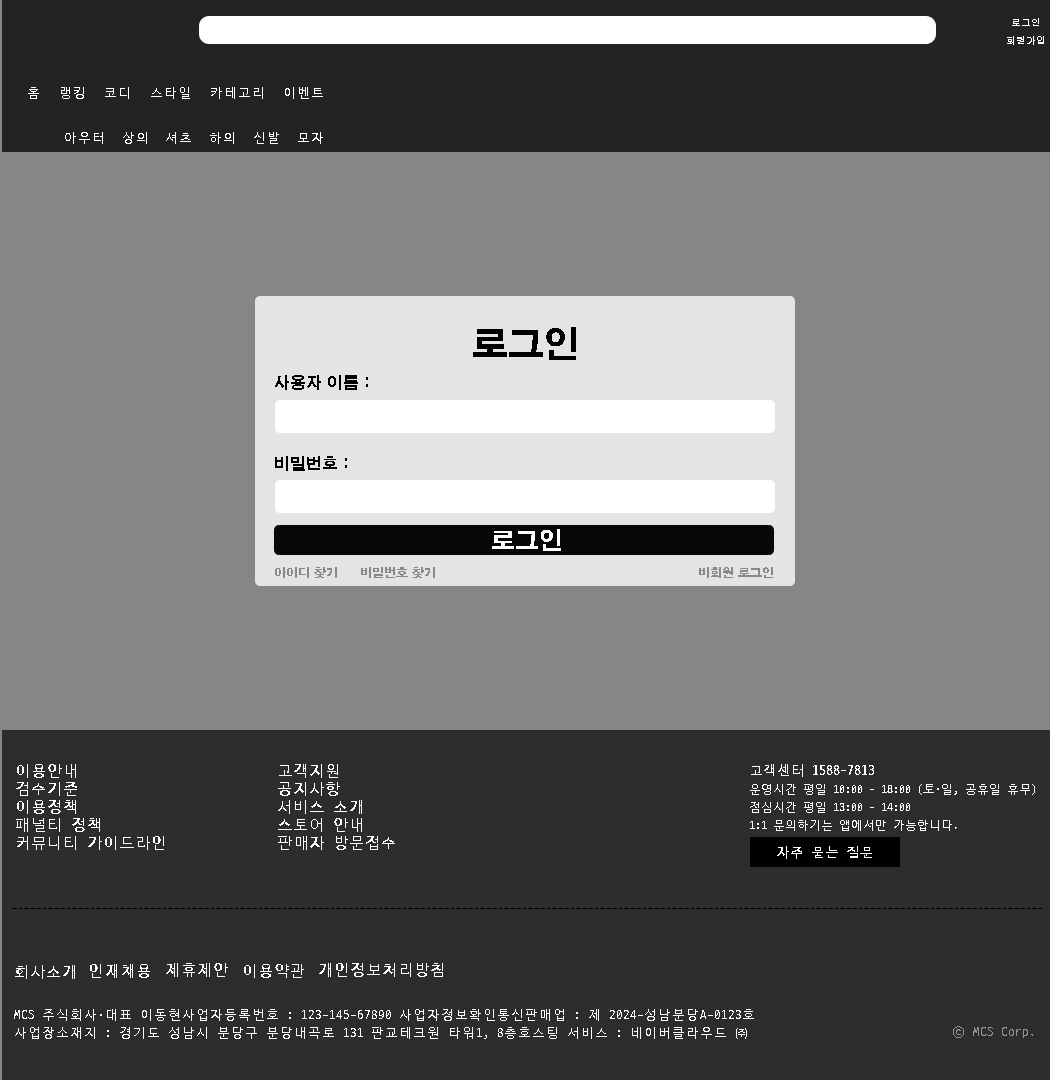
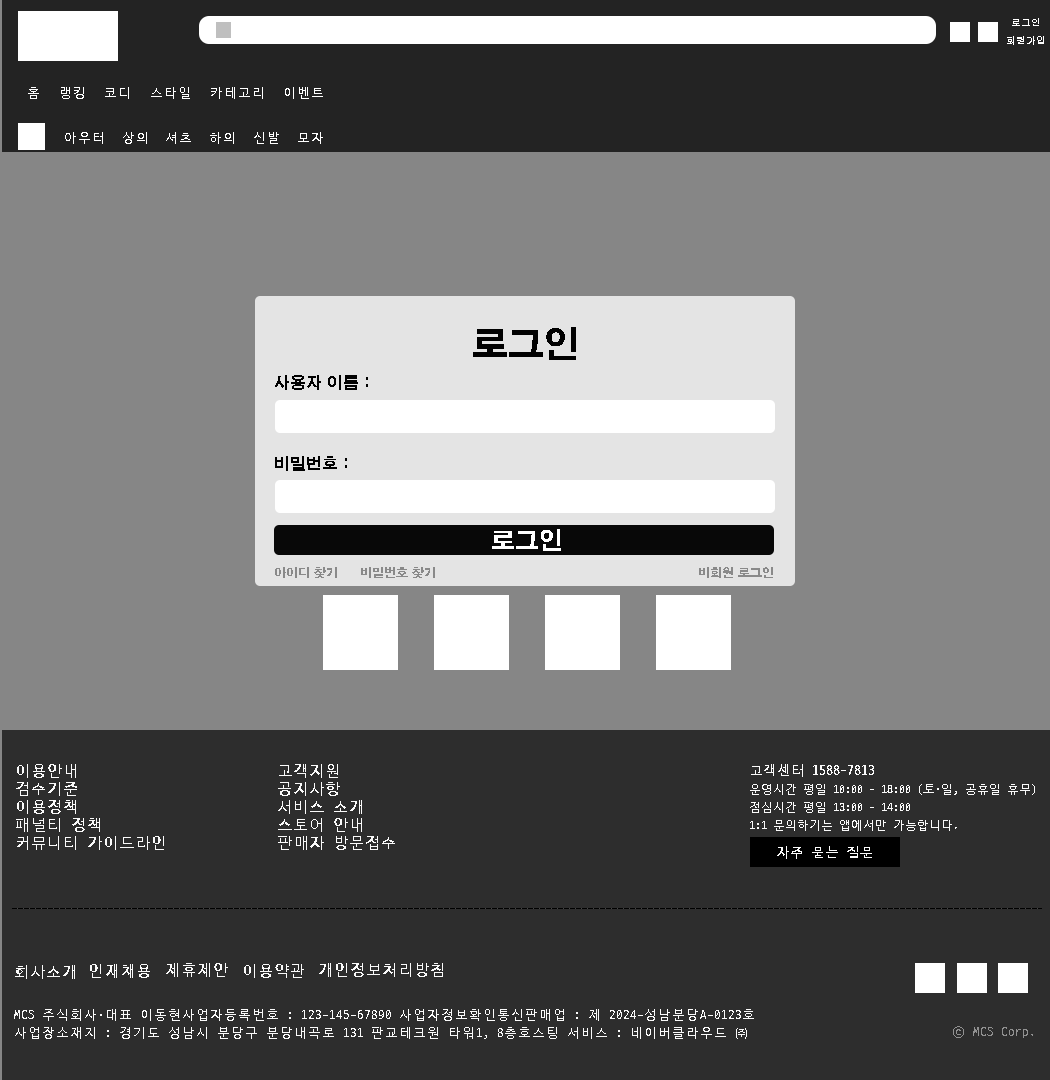
Two versions of the same layered image (1050 x 1080). Layer-by-layer changes:
added layer "Rectangle 3" in group "top-left" over [18, 11, 118, 61]
added layer "Rectangle 5" in group "tio-middle" over [216, 22, 231, 38]
added layer "Rectangle 6 copy" in group "top-right" over [978, 22, 998, 42]
added layer "Rectangle 6" in group "top-right" over [950, 22, 970, 42]
added layer "Rectangle 4" in group "bottom" over [18, 123, 45, 150]
added layer "Rectangle 1 copy 3" in group "sns" over [656, 595, 731, 670]
added layer "Rectangle 1 copy 2" in group "sns" over [545, 595, 620, 670]
added layer "Rectangle 1 copy" in group "sns" over [434, 595, 509, 670]
added layer "Rectangle 1" in group "sns" over [323, 595, 398, 670]
added layer "Rectangle 2 copy 2" in group "sns-img" over [998, 963, 1028, 993]
added layer "Rectangle 2 copy" in group "sns-img" over [957, 963, 987, 993]
added layer "Rectangle 2" in group "sns-img" over [915, 963, 945, 993]
